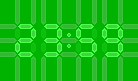
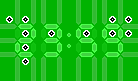
Layer changes from the first 138 × 81 image to the second:
added layer "Layer #8" above "Layer #5" over [6,16,132,65]
hid "Layer #1" over [60,24,78,57]
